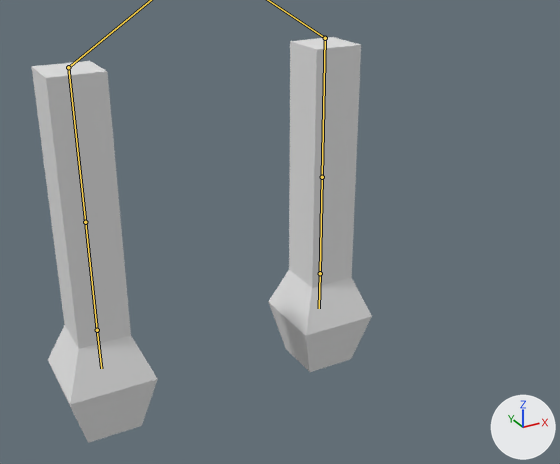
An edit to the Blender file models/view_arms.blend, drawn before and after from the same camera.
The view is the same before and after, from a camera (50 mm lens) standing at (-2.26, -5.2, 2.53) and looking at (0.12, -0.86, 0.37). The lights are fixed; the arrows at lower right show +X, +Y and +Z. The bones that change are drawn over the model as lines.
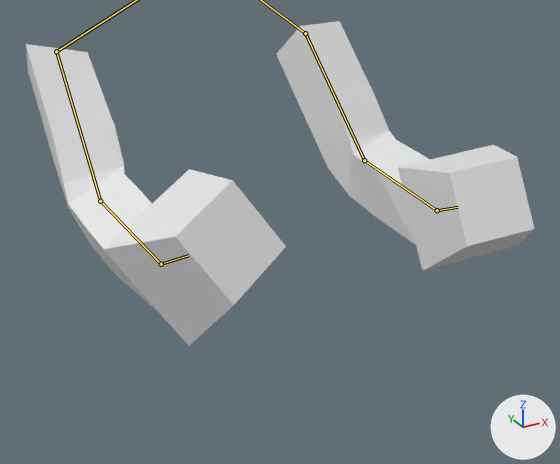
The newer file adds an action. The first version stands in its rest pose; the second is drawn at frame 153 of the action 'maxwell_reload'.

The edits, one by one:
Bone 'rightarm1' (bone_rightarm1) turns from (0, 0, 0) to (-12, 7, -3) degrees about its own x, y and z.
Bone 'rightarm2' (bone_rightarm2) turns from (0, 0, 0) to (39, -8, 7) degrees about its own x, y and z.
Bone 'rightarm3' (bone_rightarm3) turns from (0, 0, 0) to (44, 7, 16) degrees about its own x, y and z.
Bone 'rightarm4' (bone_rightarm4) turns from (0, 0, 0) to (31, -2, 17) degrees about its own x, y and z.
Bone 'leftarm1' (bone_leftarm1) turns from (0, 0, 0) to (-12, -7, 3) degrees about its own x, y and z.
Bone 'leftarm2' (bone_leftarm2) turns from (0, 0, 0) to (39, 8, -7) degrees about its own x, y and z.
Bone 'leftarm3' (bone_leftarm3) turns from (0, 0, 0) to (42, 16, -7) degrees about its own x, y and z.
Bone 'leftarm4' (bone_leftarm4) turns from (0, 0, 0) to (31, 2, -17) degrees about its own x, y and z.

What differs and where, as boxes [x1, y1, x2, y2] in the pictures (560 x 464 px):
'Cube', posed (49% wider, 20% shorter)
    before: [31, 37, 372, 443]
    after: [26, 21, 534, 346]
bone 'rightarm2', root to tip
    before: (68, 67) to (85, 222)
    after: (56, 51) to (100, 201)
bone 'rightarm3', root to tip
    before: (85, 222) to (97, 330)
    after: (100, 201) to (161, 264)
bone 'rightarm4', root to tip
    before: (97, 330) to (101, 368)
    after: (161, 264) to (188, 255)
bone 'leftarm2', root to tip
    before: (325, 38) to (322, 177)
    after: (305, 33) to (364, 160)
bone 'leftarm3', root to tip
    before: (322, 177) to (320, 273)
    after: (364, 160) to (437, 210)
bone 'leftarm4', root to tip
    before: (320, 273) to (319, 308)
    after: (437, 210) to (458, 207)
